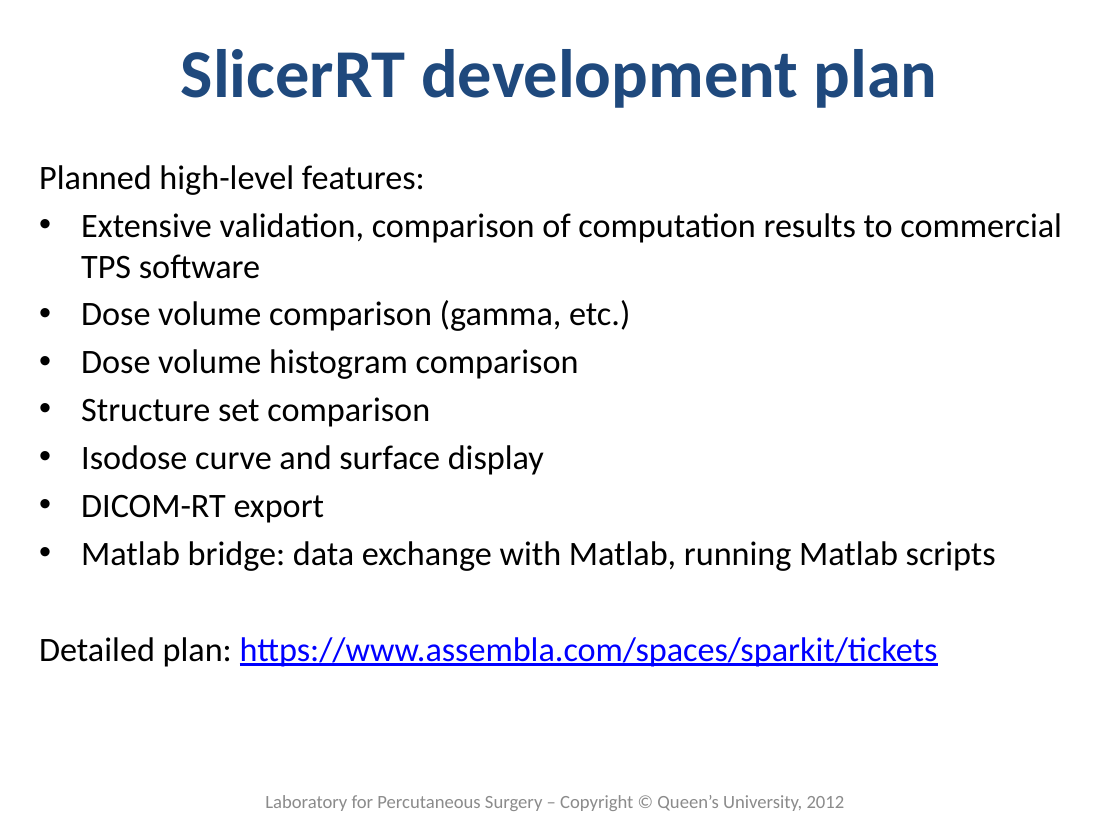
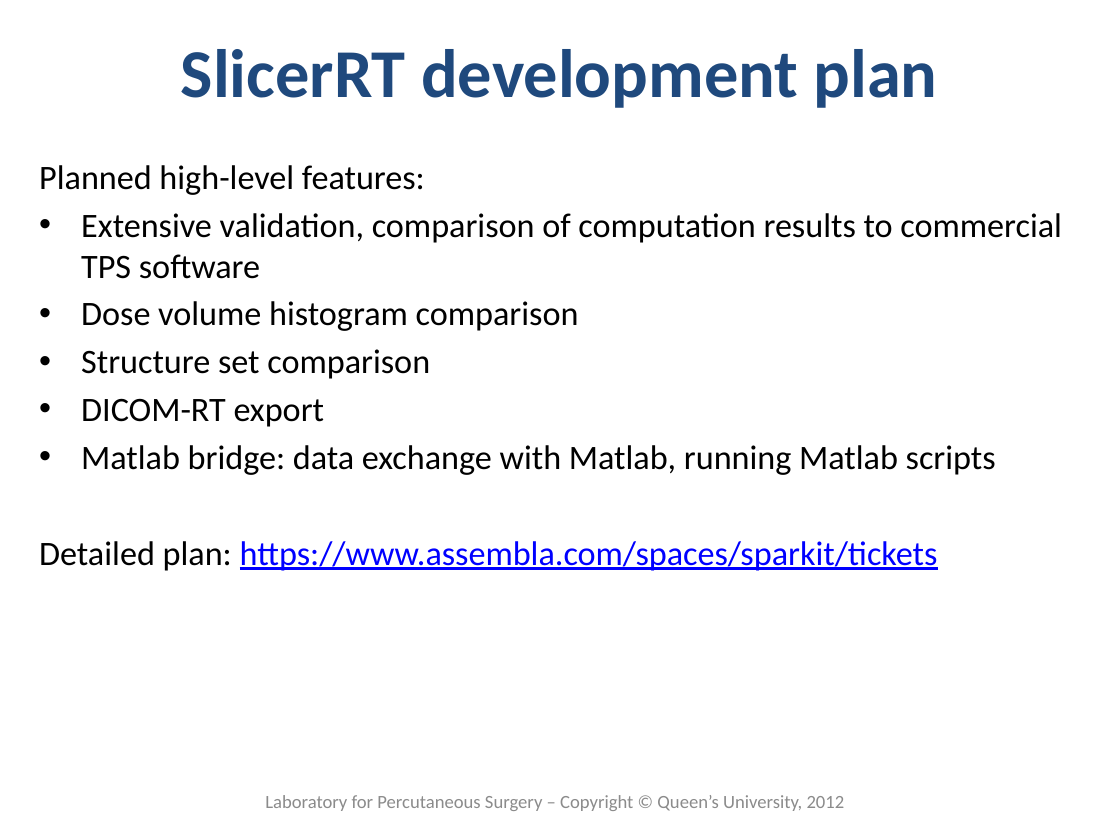
Before and after one commit to SlicerRt/SlicerRtDoc, a slide deck: slide 14 of overview/SlicerRtOverview.pptx (slide 12 before the commit). Drawn at 1120x840 pixels with LibreOffice and Linux fonts; fonts in the diff are those of the drawing; background and template pictures are left out. Boxes give left, top, right and bottom in pixels: in the first picture for what was removed or moved away, otherwise in the second. Text is boxed around its words. In the diff, an @@ line names an element or a change of style, - is before the commit and + after.

```diff
--- a/overview/SlicerRtOverview.pptx
+++ b/overview/SlicerRtOverview.pptx
@@ text at bbox=[81, 300, 630, 331]: paragraph removed @@
-• Dose volume comparison (gamma, etc.)
@@ text at bbox=[81, 445, 544, 475]: paragraph removed @@
-• Isodose curve and surface display
```
Also in this commit, not shown: 6 other slides changed, 2 slides added.
